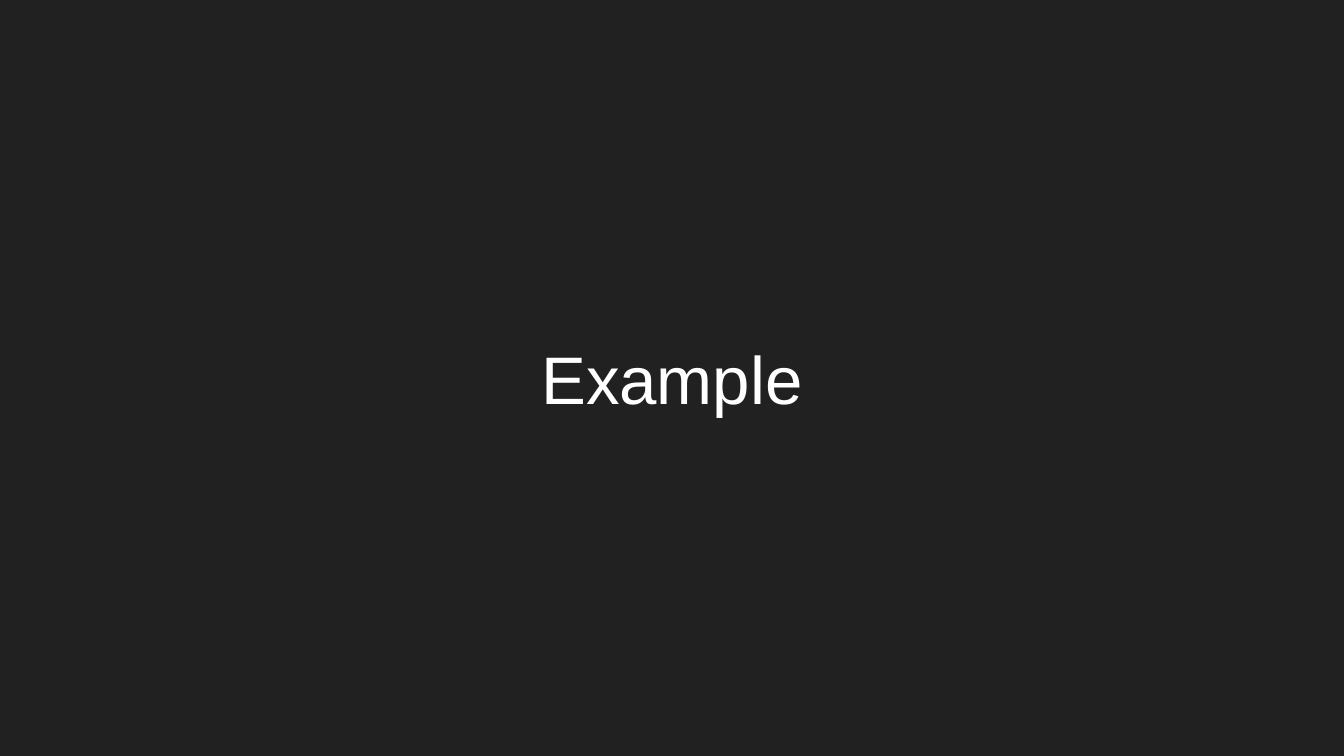
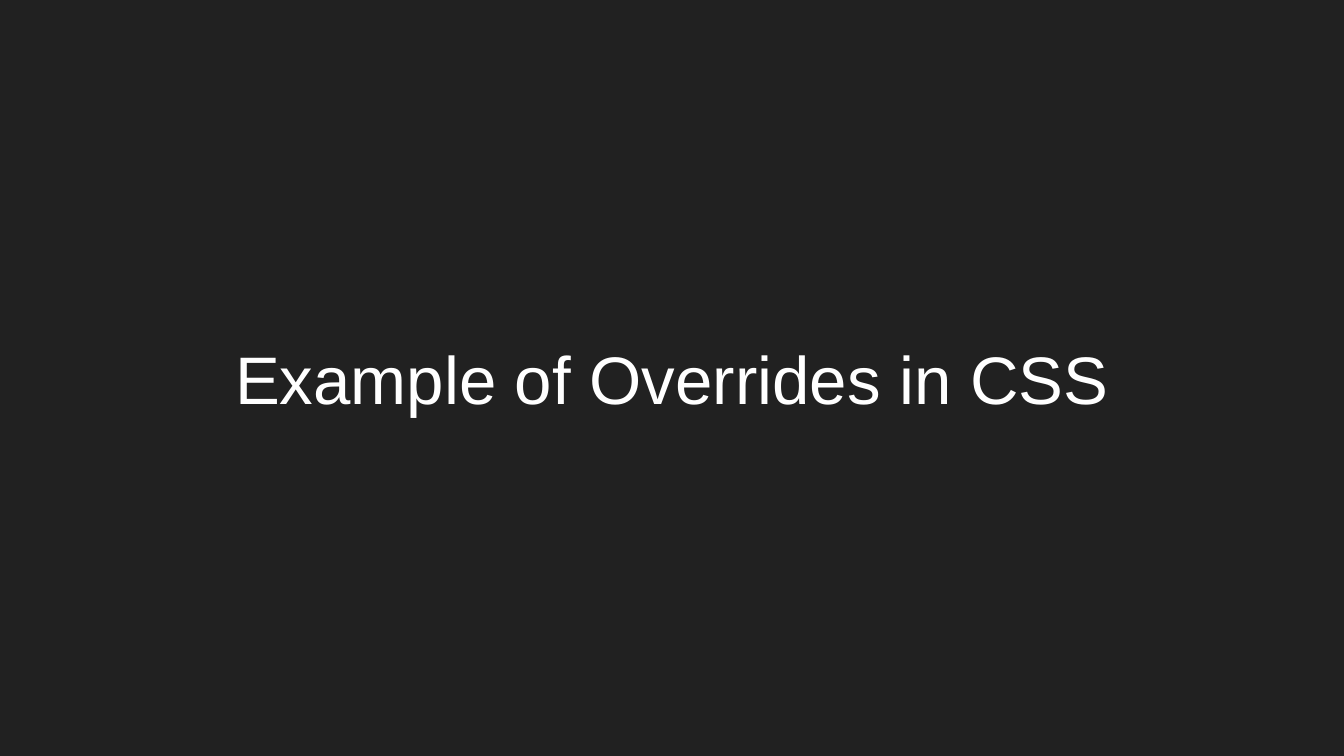
Before and after one commit to aleesham/lc101-unit2, a slide deck: slide 16 of slides/Unit 2 - LC 101 - Class 2.pptx (slide 15 before the commit). Drawn at 1344x756 pixels with LibreOffice and Linux fonts; fonts in the diff are those of the drawing. Boxes give left, top, right and bottom in pixels: in the first picture for what was removed or moved away, otherwise in the second. Text is boxed around its words. In the diff, an @@ line names an element or a change of style, - is before the commit and + after.

```diff
--- a/slides/Unit 2 - LC 101 - Class 2.pptx
+++ b/slides/Unit 2 - LC 101 - Class 2.pptx
@@ title at [235,355,1108,417]: text changed @@
-Example
+Example of Overrides in CSS
```
Also in this commit, not shown: 3 other slides changed, 4 slides added, 2 other files.
